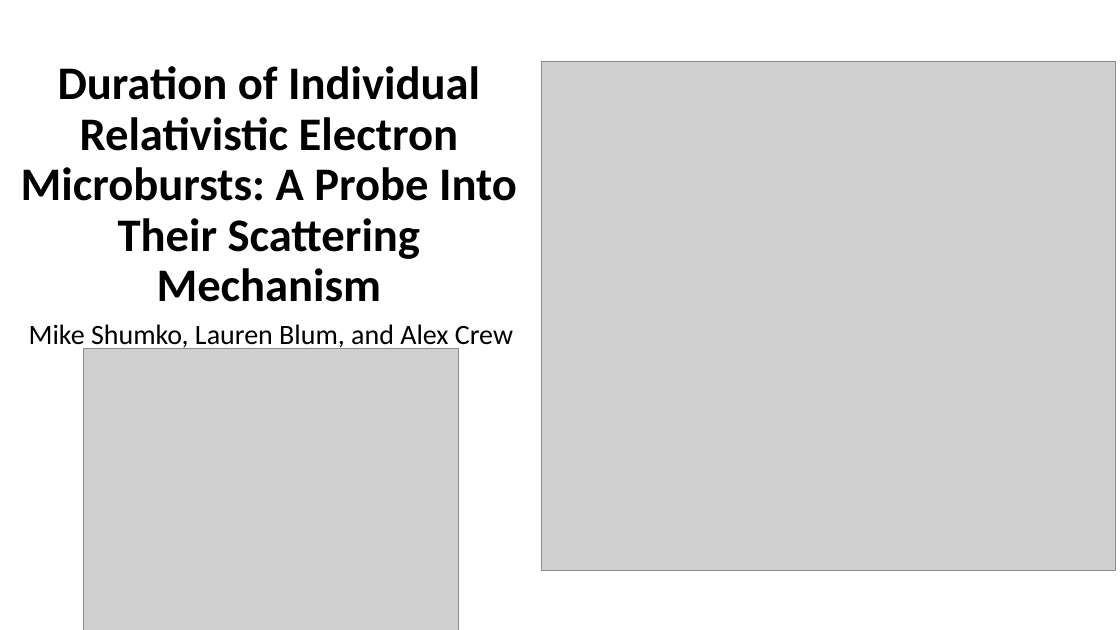
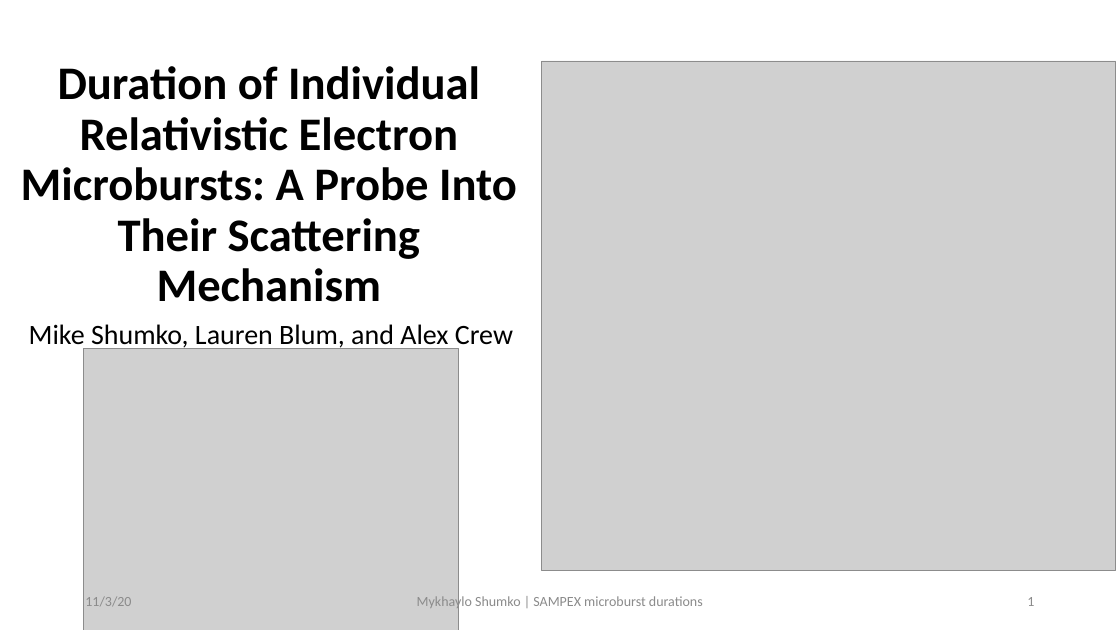
Before and after one commit to mshumko/sampex_microburst_widths, a slide deck: slide 1 of reports/20201103_shumko_sampex_microburst_durations.pptx. Drawn at 1120x630 pixels with LibreOffice and Linux fonts; fonts in the diff are those of the drawing; grey boxes stand for pictures. Boxes give left, top, right and bottom in pixels: in the first picture for what was removed or moved away, otherwise in the second. Text is boxed around its words. In the diff, an @@ line names an element or a change of style, - is before the commit and + after.

Commit message:
Updated the talk.

```diff
--- a/reports/20201103_shumko_sampex_microburst_durations.pptx
+++ b/reports/20201103_shumko_sampex_microburst_durations.pptx
@@ text added at bbox=[85, 597, 131, 606], 12 pt, text #8C8C8C @@
+11/3/20
@@ text added at bbox=[417, 594, 703, 610], 12 pt, text #8C8C8C @@
+Mykhaylo Shumko | SAMPEX microburst durations
@@ page number added at bbox=[1027, 597, 1034, 606], 12 pt, text #8C8C8C @@
+1
```
Also in this commit, not shown: 12 slides added.
